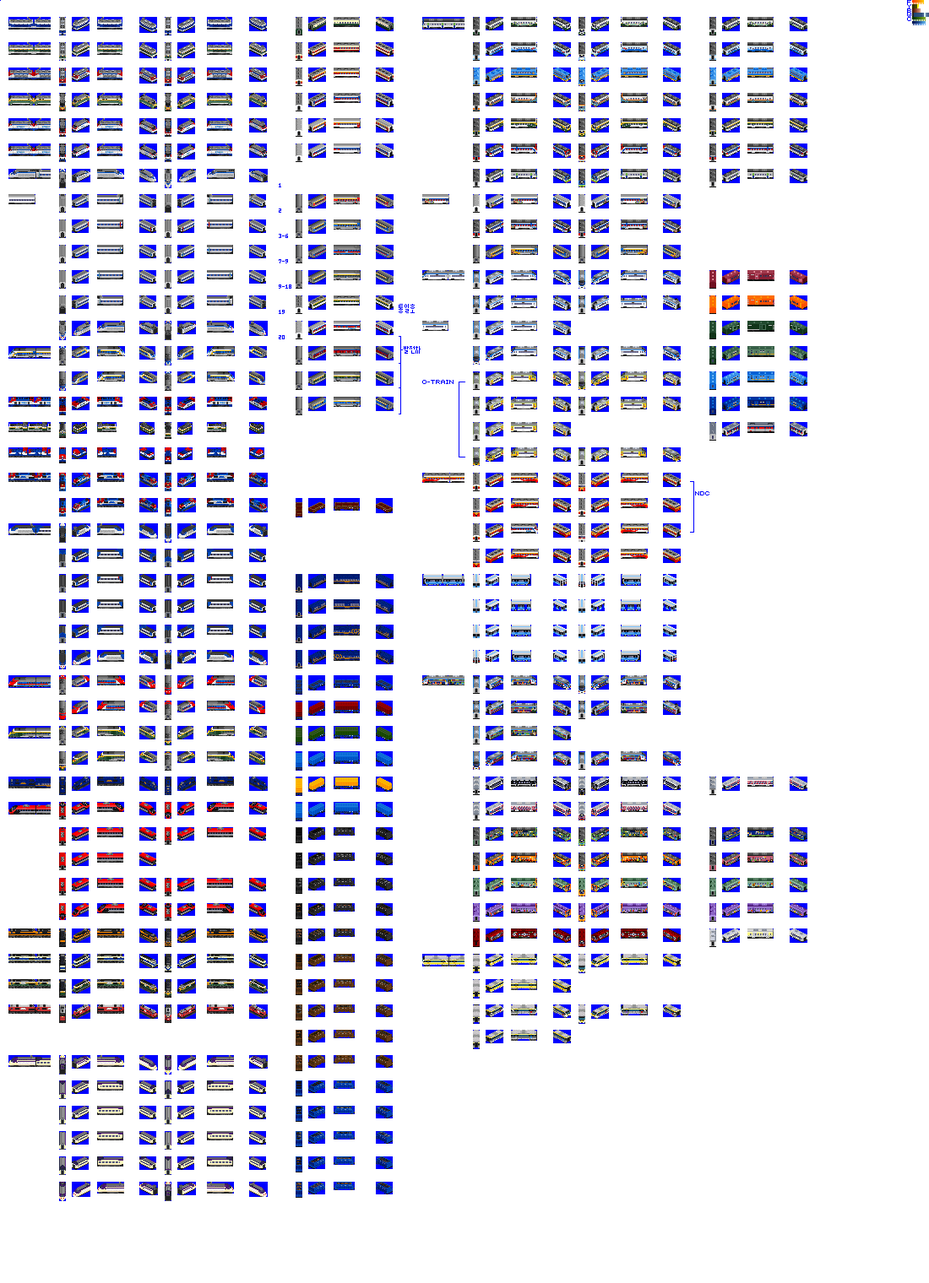
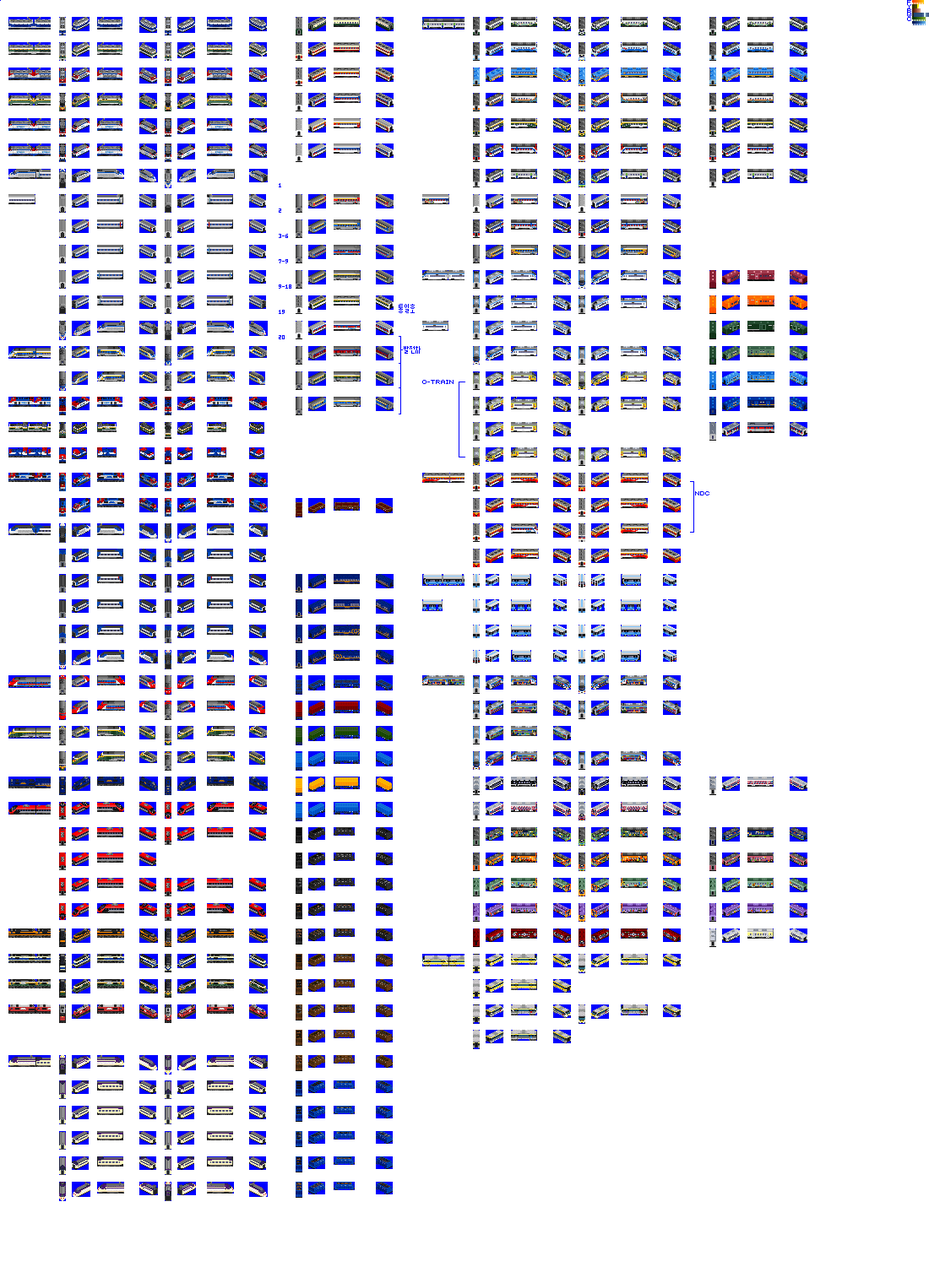
Two versions of the same layered image (929x1283). Layer-by-layer changes:
painted on "Sprites" over [left=422, top=599, right=443, bottom=612]
